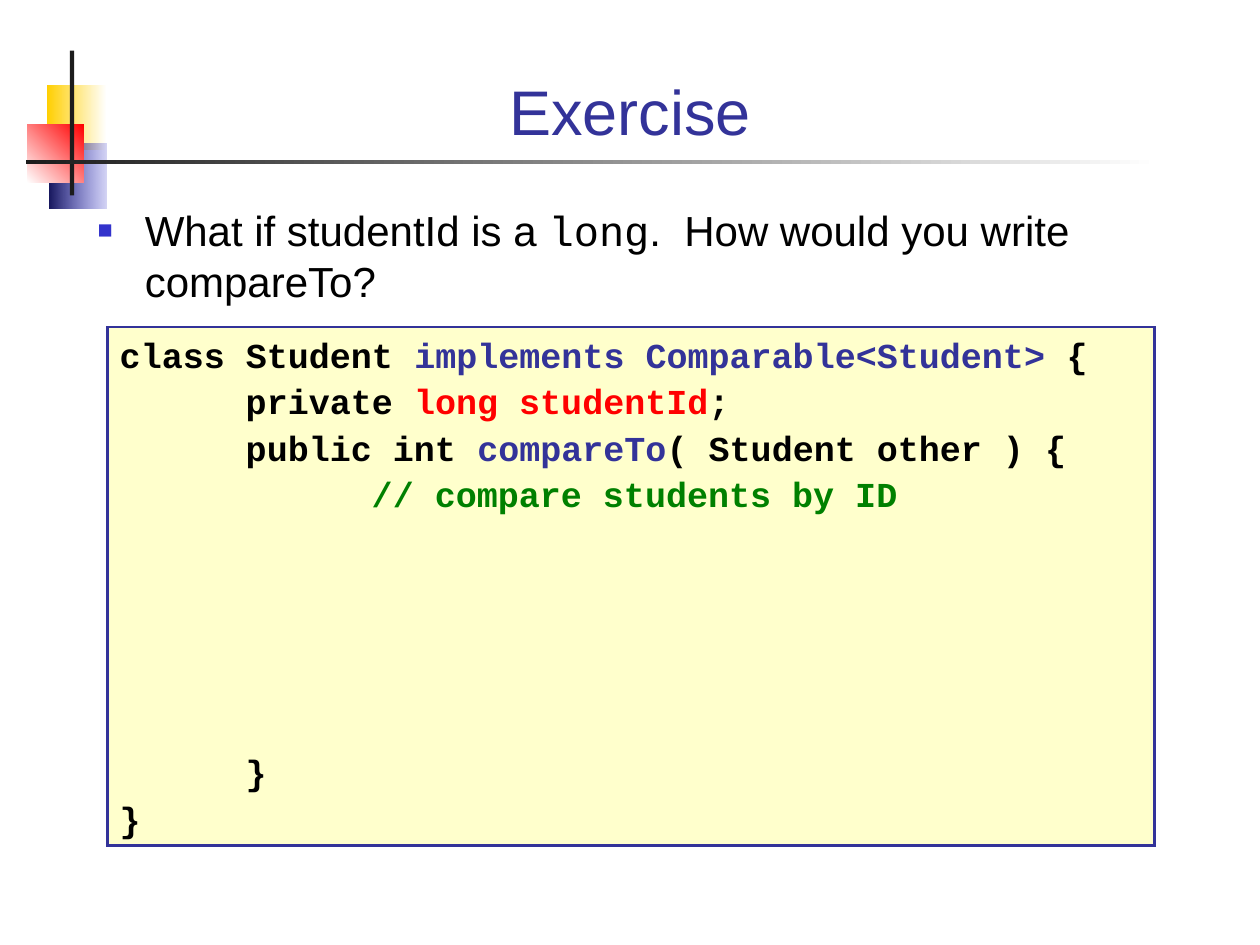
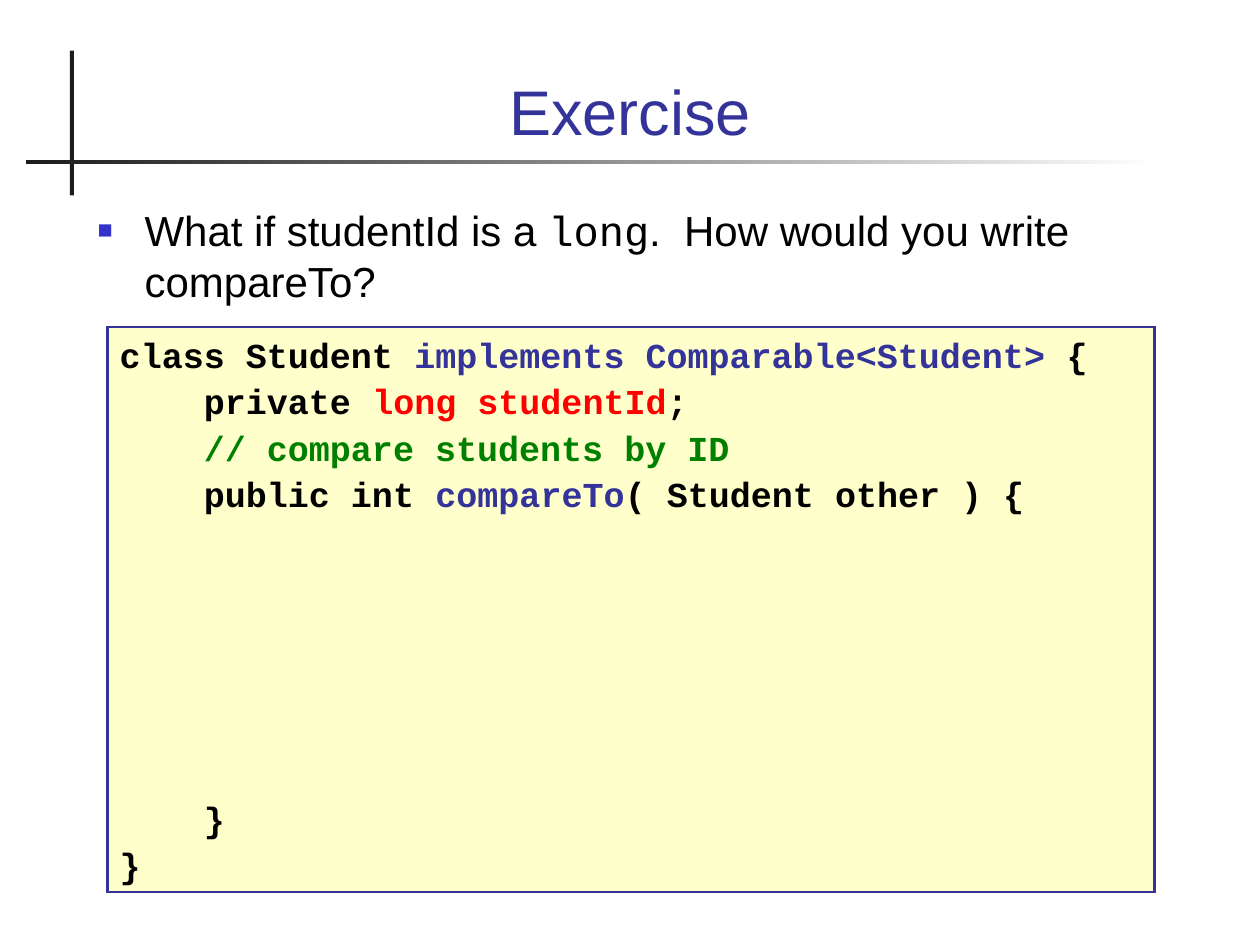
Before and after one commit to skeoop/skeoop.github.io, a slide deck: slide 11 of week3/Lexical-Order-and-Sorting.ppt (slide 12 before the commit). Drawn at 1260x945 pixels with LibreOffice and Linux fonts; fonts in the diff are those of the drawing. Boxes give left, top, right and bottom in pixels: in the first picture for what was removed or moved away, otherwise in the second. Text is boxed around its words. In the diff, an @@ line names an element or a change of style, - is before the commit and + after.

```diff
--- a/week3/Lexical-Order-and-Sorting.ppt
+++ b/week3/Lexical-Order-and-Sorting.ppt
@@ rectangle removed at (47,84,106,150) @@
@@ rectangle removed at (28,125,84,183) @@
@@ rectangle removed at (49,144,106,209) @@
@@ rectangle "class Student implements Comparable<Student> {": place and size @@
-rectangle "class Student implements Comparable<Student> {" at (107,328,1154,847)
+rectangle "class Student implements Comparable<Student> {" at (107,328,1154,893)
@@ text in rectangle at (267,436,729,469): paragraph added @@
+// compare students by ID
@@ text in rectangle at (435,483,897,515): paragraph removed @@
-// compare students by ID
```
Also in this commit, not shown: 12 other slides changed, 1 slide added, 18 other files.
